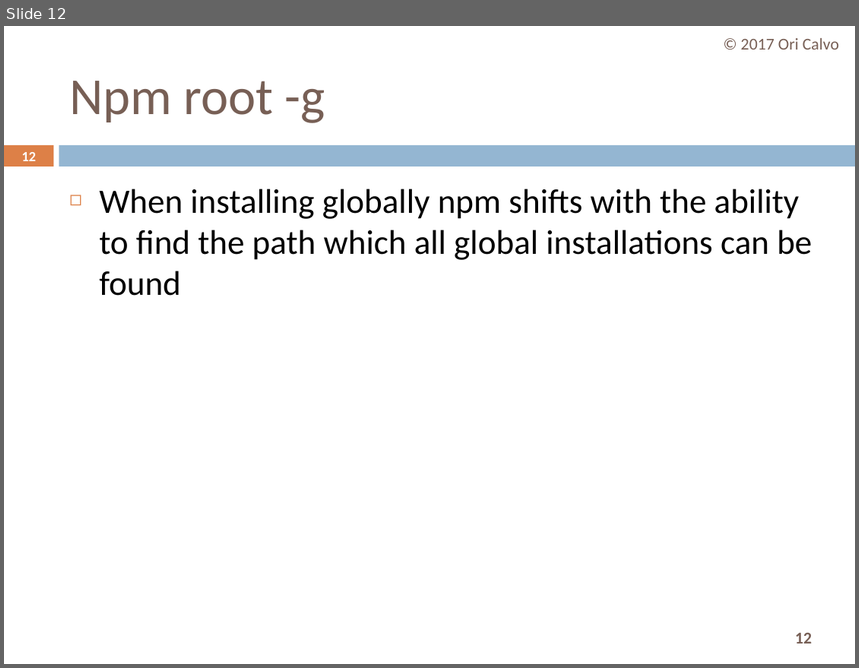
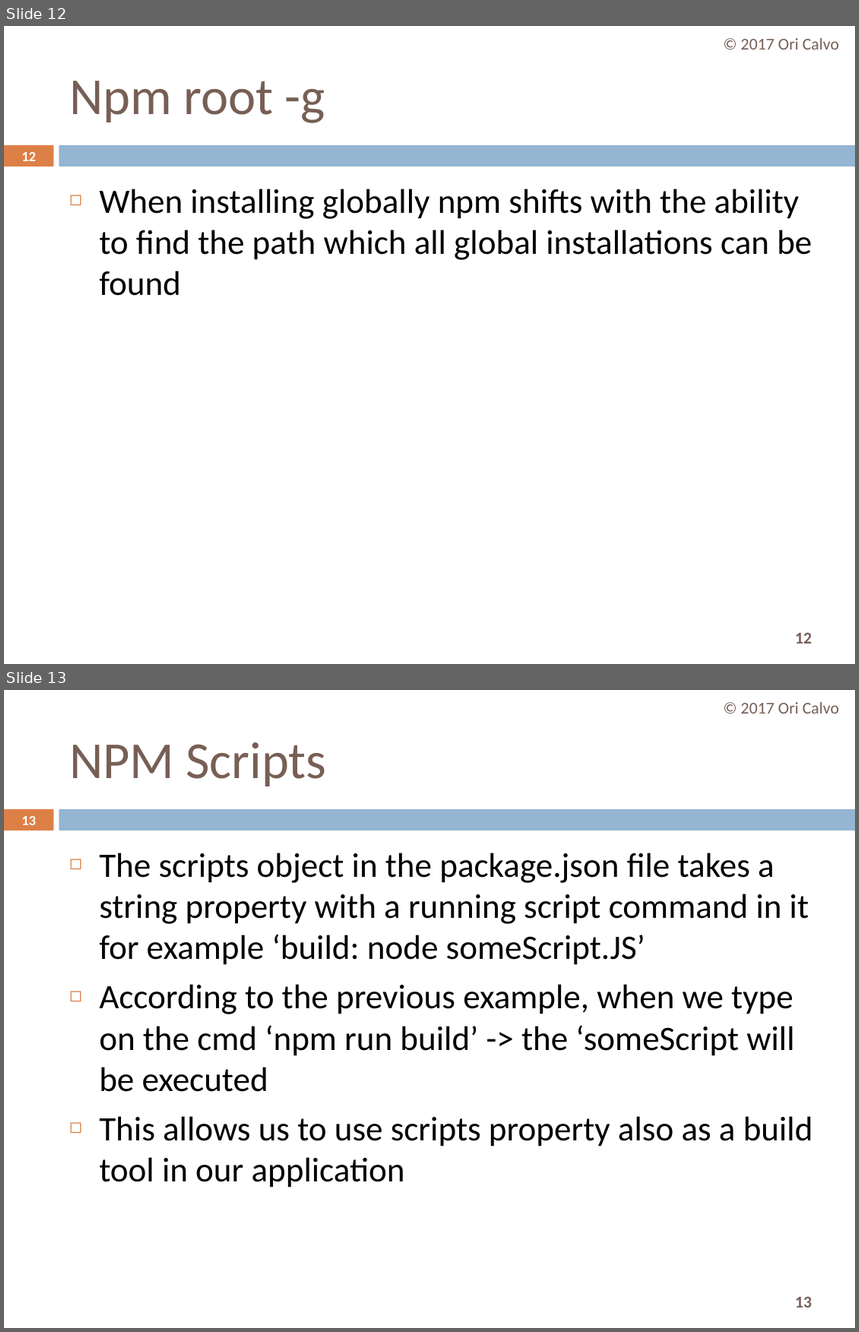
Before and after one commit to oricalvo/course-angular, a slide deck: PPTs/npm.pptx. Shown one above the other, each under a label of ours: slide 12 before the commit, slides 12 and 13 after it. The pictures are 859x668 and 859x1332 pixels, drawn with LibreOffice and Linux fonts; fonts in the diff are those of the drawing. Boxes give left, top, right and bottom in pixels: in the first picture for what was removed or moved away, otherwise in the second. Text is boxed around its words. In the diff, an @@ line names an element or a change of style, - is before the commit and + after.

```diff
--- a/PPTs/npm.pptx
+++ b/PPTs/npm.pptx
@@ slide 13 added at [4, 690, 855, 1328], background #FFFFFF; not listed: 3 template elements that a slide beside it also shows @@
@@ text added at [741, 702, 839, 714], 14 pt, text #775F55 @@
+© 2017 Ori Calvo
@@ title added at [69, 742, 327, 787], 44 pt, text #775F55 @@
+NPM Scripts
@@ page number added at [21, 816, 36, 825], 11.9 pt, text #FFFFFF, bold @@
+13
@@ text added at [99, 853, 813, 1188], 29 pt, text #000000 @@
+◻ The scripts object in the package.json file takes a string property with a running script command in it for example ‘build: node someScript.JS’
+◻ According to the previous example, when we type on the cmd ‘npm run build’ -> the ‘someScript will be executed
+◻ This allows us to use scripts property also as a build tool in our application
```
Also in this commit, not shown: 5 slides changed, 10 other slides added.
